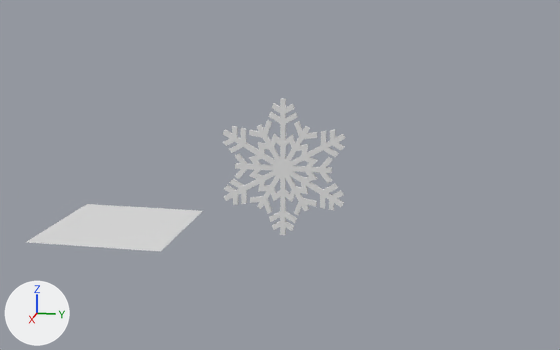
One commit to the Blender file models/snowflake.blend: the scene before it, then after it.
The view is the same before and after, from a camera (50 mm lens) standing at (21.02, 9.12, 7.06) and looking at (0.04, 4.92, 1.81). The lights are fixed; the arrows at lower left show +X, +Y and +Z.

The scene before the commit, as lines of its bpy script (objects in view):
```python
me_beziercurve_026 = bpy.data.meshes.new('BezierCurve.026')
me_beziercurve_026.from_pydata(...)  # 258 vertices, 37 faces; spans x -1.75..1.75, y -1.97..1.98, z 0.0
me_plane = bpy.data.meshes.new('Plane')
me_plane.from_pydata([(-1.0, -1.0, 0.0), (1.0, -1.0, 0.0), (-1.0, 1.0, 0.0), (1.0, 1.0, 0.0)], [], [(0, 1, 3, 2)])
me_plane.materials.append(mat_material)  # its picture is missing
ob_plane = bpy.data.objects.new('Plane', me_plane)
ob_plane.location = (0.0, 0.0, 0.0)
ob_plane.scale = (2.0, 2.0, 1.0)
ob_snowflakecombined = bpy.data.objects.new('SnowflakeCombined', me_beziercurve_026)
ob_snowflakecombined.location = (-0.05, 5.0, 2.0)
ob_snowflakecombined.rotation_euler = (1.571, 0.0, 1.571)  # degrees (90, 0, 90)
_m = ob_snowflakecombined.modifiers.new('Solidify', 'SOLIDIFY')
_m.thickness = 0.1
```
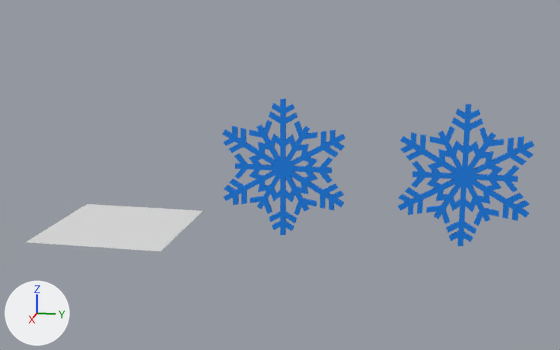
Location of each change, (x1, y1, x2, y2) in pixels of the pictures (560 x 350 px):
'SnowflakePart', added (blue)
    after: (398, 104, 534, 246)
part 1 of me_beziercurve_026, built on
    both: (223, 99, 345, 235)
part 2 of me_beziercurve_026, recoloured (grey to blue)
    both: (261, 146, 306, 190)

What changed in the scene script:
```text
Add mat_material_snowflake:
    mat_material_snowflake = principled_material('Material.Snowflake')
    mat_material_snowflake.base_color = (0.0, 0.21, 0.8)  # blue #007ee7
Change me_beziercurve_026:
    used by ob_snowflakecombined; location = (-0.05, 5.0, 2.0); rotation_euler = (1.571, 0.0, 1.571), in degrees (90, 0, 90)
    remove me_beziercurve_026.from_pydata(...)  # 258 vertices, 37 faces; spans x -1.75..1.75, y -1.97..1.98, z 0.0
    add me_beziercurve_026.from_pydata(...)  # 258 vertices, 133 faces; spans x -1.75..1.75, y -1.97..1.98, z 0.0
    me_beziercurve_026 part 1
    24 faces are deleted
    120 new faces join them
    me_beziercurve_026 part 2: 13 faces spanning x -0.64..0.64, y -0.63..0.65, z 0.0 switch from no material to mat_material_snowflake (blue #007ee7)
Add me_beziercurve_002:
    me_beziercurve_002.from_pydata(...)  # 516 vertices, 524 faces; spans x 0.0..0.1, y -1.75..1.75, z -1.97..1.98
    me_beziercurve_002.materials.append(mat_material_snowflake)  # blue #007ee7
Add ob_snowflakepart:
    ob_snowflakepart = bpy.data.objects.new('SnowflakePart', me_beziercurve_002)
    ob_snowflakepart.location = (-0.05, 10.0, 2.0)
```
